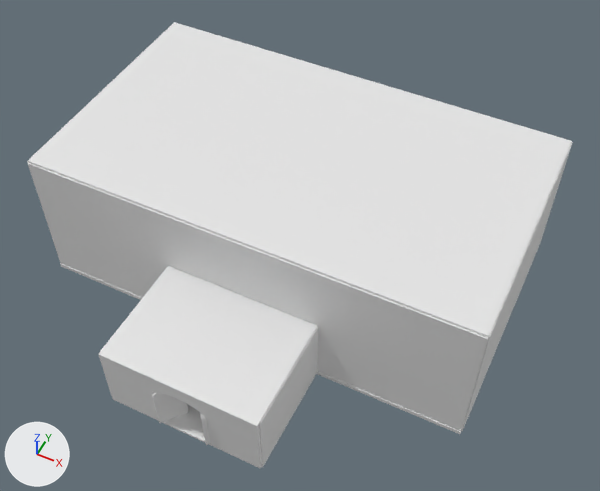
A saved change to the Blender file scenes/house.blend.
Rendered twice from a camera (50 mm lens) standing at (11.7, -24.4, 30.1) and looking at (0.9, -2.9, 3.1). Every picture has the same lights, and +X, +Y and +Z are marked at lower left.

The older version as bpy lines, for what is in view:
```python
me_front_door_002 = bpy.data.meshes.new('front_door.002')
me_front_door_002.from_pydata(...)  # 86 vertices, 53 faces; spans x -2.0..0.0, y -2.0..0.0, z -1.25..0.75
me_front_wall = bpy.data.meshes.new('front_wall')
me_front_wall.from_pydata(...)  # 16 vertices, 10 faces; spans x -0.1..0.1, y -10.0..10.0, z -3.2..3.2
me_top_ceil = bpy.data.meshes.new('top_ceil')
me_top_ceil.from_pydata([(-10.0, -6.4, -0.1), (-10.0, -6.4, 0.1), (-10.0, 5.0, -0.1), (-10.0, 5.0, 0.1), (10.0, -6.4, -0.1), (10.0, -6.4, 0.1), (10.0, 5.0, -0.1), (10.0, 5.0, 0.1)], [], [(0, 1, 3, 2), (2, 3, 7, 6), (6, 7, 5, 4), (4, 5, 1, 0), (2, 6, 4, 0), (7, 3, 1, 5)])
ob_front_door_002 = bpy.data.objects.new('front_door.002', me_front_door_002)
ob_front_door_002.location = (-1.25, -11.47, 1.56)
ob_front_door_002.rotation_euler = (0.0, 0.0, 0.873)  # degrees (0, 0, 50)
ob_front_door_002.scale = (-0.625, 0.1, 1.25)
ob_front_wall = bpy.data.objects.new('front_wall', me_front_wall)
ob_front_wall.location = (0.0, -6.42, 3.2)
ob_front_wall.rotation_euler = (0.0, 0.0, 1.571)  # degrees (0, 0, 90)
ob_top_ceil = bpy.data.objects.new('top_ceil', me_top_ceil)
ob_top_ceil.location = (0.0, 0.0, 6.45)
# also in view: 'front_door' at (0.0, -11.4, 1.6); 'Plane.005' at (0.0, -8.9, 3.1); 'first_floor.001' at (0.0, -0.7, -0.1); 'right_wall' at (10.0, -0.7, 3.2); 'Cube.015' at (3.5, -8.9, 1.5)
```
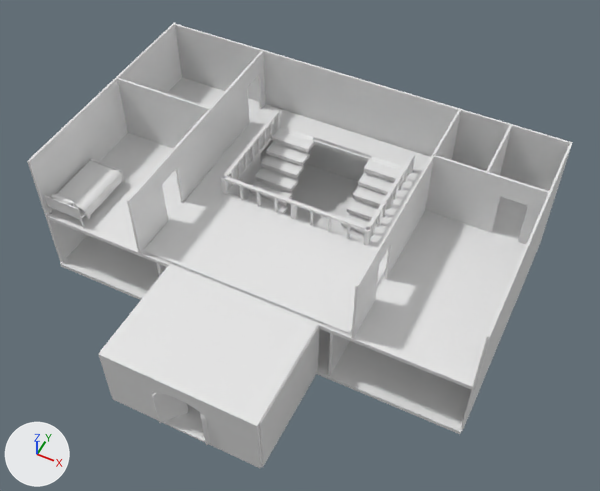
What the commit changed:
Material 'Material.008' (mat_material_008) is new.
Its base color is (0.8, 0.8, 0.8) (white #e7e7e7).
Material 'Material.012' (mat_material_012) is new.
Its base color is (0.8, 0.8, 0.8) (white #e7e7e7).
Mesh me_bed is new.
It has 15276 vertices, 15277 faces and spans x -1.02..1.03, y -1.52..1.68, z -0.74..0.62.
Faces by material slot: [15142, 135].
It uses material mat_material_012 (its picture is missing).
It uses material mat_material_008 (its picture is missing).
Mesh me_handrail is new.
It has 224 vertices, 168 faces and spans x -36.4..36.4, y -1.6..52.6, z -1.0..1.2.
Object 'front_wall' (ob_front_wall) is now hidden.
Object 'top_ceil' (ob_top_ceil) is now hidden.
Object 'Bed' (ob_bed) is new; it shows me_bed.
Its location is (-8.93, -4.78, 3.94).
Object 'handrail' (ob_handrail) is new; it shows me_handrail.
Its location is (0.0, -1.6, 3.67).
Its scale is (0.1, 0.1, 0.471).

Boxes (x1, y1, x2, y2) around the edits, measured in the pictures (600 x 491 px):
'top_ceil', hidden: before (28, 23, 572, 337)
'front_wall', hidden: before (28, 163, 488, 431)
'handrail', added: after (221, 110, 415, 245)
'Bed', added: after (45, 159, 125, 228)
    faces in mat_material_012 (its picture is missing): (51, 161, 122, 219)
    faces in mat_material_008 (its picture is missing): (45, 159, 125, 228)
'2nd_floor', unchanged, uncovered by the edit: after (46, 77, 528, 390)
'phase', unchanged, uncovered by the edit: after (145, 105, 430, 333)
'back_wall', unchanged, uncovered by the edit: after (175, 24, 570, 191)
'first_floor.001', unchanged, uncovered by the edit: before (60, 263, 461, 434); after (60, 150, 472, 434)
